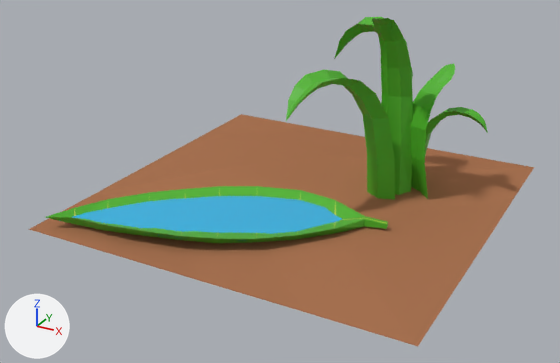
The Blender file mathCheese/Assets/Resources/Meshes/Mesh Masters/tileWater.blend as it was, and as the next commit left it.
One viewpoint serves both versions: a 50 mm camera at (13.7, -27.1, 14.0) aimed at (-0.3, -1.5, 1.2). The lights are fixed; the arrows at lower left show +X, +Y and +Z.
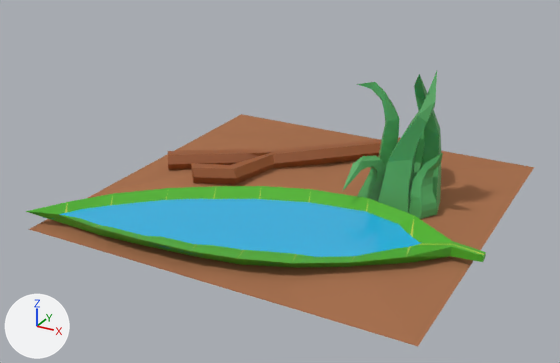
Where the change shows, as pixel boxes (x1, y1, x2, y2) in the pictures (560 x 363 px):
'Leaf', moved, turned, rescaled
    before: (46, 186, 388, 243)
    after: (26, 186, 486, 268)
'Water', moved, turned, rescaled
    before: (72, 196, 342, 241)
    after: (43, 199, 421, 264)
'Cylinder', reshaped, moved, turned, rescaled
    before: (286, 70, 395, 200)
    after: (168, 137, 401, 184)
'Cylinder.002', deleted (green)
    before: (372, 18, 413, 195)
'Grass Blade.017', added (green)
    after: (378, 71, 437, 213)
'Cylinder.003', deleted (green)
    before: (411, 63, 455, 199)
'Grass Blade.014', added (green)
    after: (408, 153, 443, 219)
'Grass Blade.016', added (green)
    after: (414, 74, 441, 212)
'Grass Blade.015', added (green)
    after: (357, 82, 399, 167)
'Grass Blade.013', added (green)
    after: (342, 156, 386, 202)
'Cylinder.004', deleted (green)
    before: (425, 107, 488, 154)
'Cylinder.001', deleted (green)
    before: (334, 17, 413, 77)
'Grass Blade.018', added
    after: (413, 130, 424, 179)
part 1 of me_cylinder, deleted (green)
    before: (286, 70, 395, 200)
part 2 of me_cylinder, added (brown)
    after: (168, 137, 401, 184)

The change, as a list of edits to the scene's bpy script:
```text
Change me_cylinder:
    used by ob_cylinder; location = (2.89, 1.27, 0.88); rotation_euler = (0.0, 0.0, 0.71), in degrees (0, 0, 41); scale = (0.839, 0.839, 1.19)
    remove me_cylinder.from_pydata(...)  # 46 vertices, 46 faces; spans x -5.27..0.65, y -2.47..1.11, z -1.0..4.29
    remove me_cylinder.materials.append(mat_leaf)  # green #50b428
    add me_cylinder.from_pydata(...)  # 50 vertices, 44 faces; spans x -0.87..0.87, y -3.82..3.65, z -16.96..8.36
    me_cylinder part 1: the whole mesh is rebuilt
    me_cylinder part 2
    44 vertices are added at x -0.87..0.87, y -3.82..3.15, z -16.96..8.36
    6 new vertices lie (0.87, 0.5, 0.0) away from vertices in x -0.87..0.0, y -1.14..3.15, z -16.78..8.36
    38 new faces join them, mat_material_001 (brown #9b572a)
    6 new faces join them, mat_material_003 (orange #c76915)
    add me_cylinder.materials.append(mat_material_001)  # brown #9b572a
    add me_cylinder.materials.append(mat_material_003)  # orange #c76915
Change ob_leaf:
    ob_leaf.location: (-3.45, -3.84, 0.39) -> (-2.33, -3.63, 0.42)
    ob_leaf.rotation_euler: (0.0, 0.0, 0.0) -> (0.0, 0.0, -0.159)  # degrees (0, 0, 0) -> degrees (0, 0, -9.1)
    ob_leaf.scale: (1.37, 1.37, 0.22) -> (1.8, 1.8, 0.291)
Change ob_water:
    ob_water.location: (-3.45, -3.94, 0.21) -> (-2.35, -3.76, 0.18)
    ob_water.rotation_euler: (0.0, 0.0, 0.0) -> (0.0, 0.0, -0.159)  # degrees (0, 0, 0) -> degrees (0, 0, -9.1)
    ob_water.scale: (1.23, 1.23, 0.198) -> (1.63, 1.63, 0.262)
Change ob_cylinder:
    ob_cylinder.location: (2.89, 1.27, 0.88) -> (-0.36, 3.04, 0.87)
    ob_cylinder.rotation_euler: (0.0, 0.0, 0.71) -> (0.541, 1.535, 1.244)  # degrees (0, 0, 41) -> degrees (31, 88, 71)
    ob_cylinder.scale: (0.839, 0.839, 1.19) -> (0.426, 0.426, 0.426)
Remove ob_cylinder_001:
    ob_cylinder_001 = bpy.data.objects.new('Cylinder.001', me_cylinder_001)
Remove ob_cylinder_002:
    ob_cylinder_002 = bpy.data.objects.new('Cylinder.002', me_cylinder_002)
Remove ob_cylinder_003:
    ob_cylinder_003 = bpy.data.objects.new('Cylinder.003', me_cylinder_003)
Remove ob_cylinder_004:
    ob_cylinder_004 = bpy.data.objects.new('Cylinder.004', me_cylinder_004)
Add ob_grass_blade_018:
    ob_grass_blade_018 = bpy.data.objects.new('Grass Blade.018', me_cube_020)  # 53 vertices, 53 faces; spans x -1.95..6.45, y -2.03..2.01, z -1.0..0.46; in mat_grass_002 (green #54a960); modifiers DECIMATE
    ob_grass_blade_018.location = (4.32, 2.18, 2.27)
    ob_grass_blade_018.rotation_euler = (0.0, 0.0, 1.771)  # degrees (0, 0, 101)
    ob_grass_blade_018.scale = (0.276, 0.276, 2.23)
Add ob_grass_blade_017:
    ob_grass_blade_017 = bpy.data.objects.new('Grass Blade.017', me_cube_019)  # 53 vertices, 53 faces; spans x -1.95..2.85, y -3.97..2.01, z -1.0..0.48; in mat_grass_002 (green #54a960); modifiers DECIMATE
    ob_grass_blade_017.location = (3.89, 0.68, 4.0)
    ob_grass_blade_017.rotation_euler = (0.0, 0.0, 1.771)  # degrees (0, 0, 101)
    ob_grass_blade_017.scale = (0.331, 0.331, 3.97)
Add ob_grass_blade_016:
    ob_grass_blade_016 = bpy.data.objects.new('Grass Blade.016', me_cube_018)  # 53 vertices, 53 faces; spans x -2.22..3.06, y -2.03..2.86, z -1.0..0.82; in mat_grass_002 (green #54a960); modifiers DECIMATE
    ob_grass_blade_016.location = (5.01, 1.29, 3.28)
    ob_grass_blade_016.rotation_euler = (0.0, 0.0, 1.771)  # degrees (0, 0, 101)
    ob_grass_blade_016.scale = (0.276, 0.276, 3.27)
Add ob_grass_blade_015:
    ob_grass_blade_015 = bpy.data.objects.new('Grass Blade.015', me_cube_017)  # 53 vertices, 53 faces; spans x -1.95..6.18, y -2.03..2.01, z -1.0..0.82; in mat_grass_002 (green #54a960); modifiers DECIMATE
    ob_grass_blade_015.location = (3.34, 1.86, 2.78)
    ob_grass_blade_015.rotation_euler = (0.0, 0.0, 3.598)  # degrees (0, 0, 206)
    ob_grass_blade_015.scale = (0.276, 0.276, 2.79)
Add ob_grass_blade_014:
    ob_grass_blade_014 = bpy.data.objects.new('Grass Blade.014', me_cube_016)  # 41 vertices, 41 faces; spans x -0.54..3.41, y -1.58..1.85, z -0.52..0.96; in mat_grass_002 (green #54a960); modifiers DECIMATE
    ob_grass_blade_014.location = (4.8, 0.67, 1.15)
    ob_grass_blade_014.rotation_euler = (-3.142, 3.142, 2.684)  # degrees (-180, 180, 154)
    ob_grass_blade_014.scale = (0.276, 0.276, 1.9)
Add ob_grass_blade_013:
    ob_grass_blade_013 = bpy.data.objects.new('Grass Blade.013', me_cube_015)  # 41 vertices, 41 faces; spans x -1.15..7.11, y -1.46..1.47, z -0.51..0.58; in mat_grass_002 (green #54a960); modifiers DECIMATE
    ob_grass_blade_013.location = (2.89, 0.84, 1.19)
    ob_grass_blade_013.rotation_euler = (-3.142, 3.142, 1.145)  # degrees (-180, 180, 66)
    ob_grass_blade_013.scale = (0.276, 0.276, 1.9)
```
